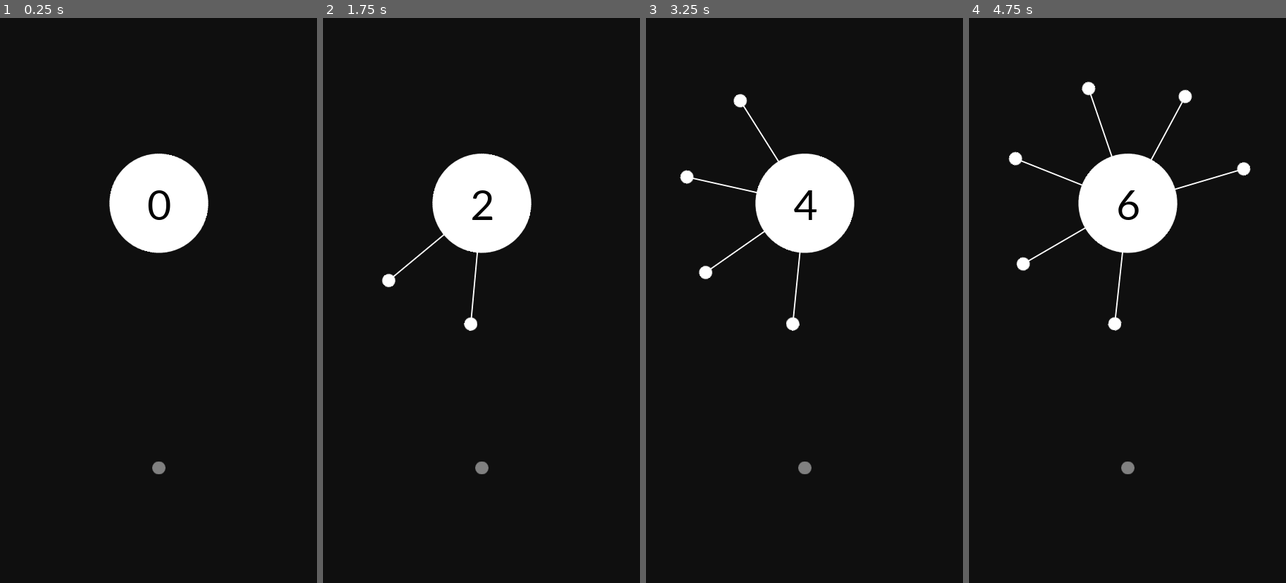
Above: before the commit, frames 1-4 (left to right).
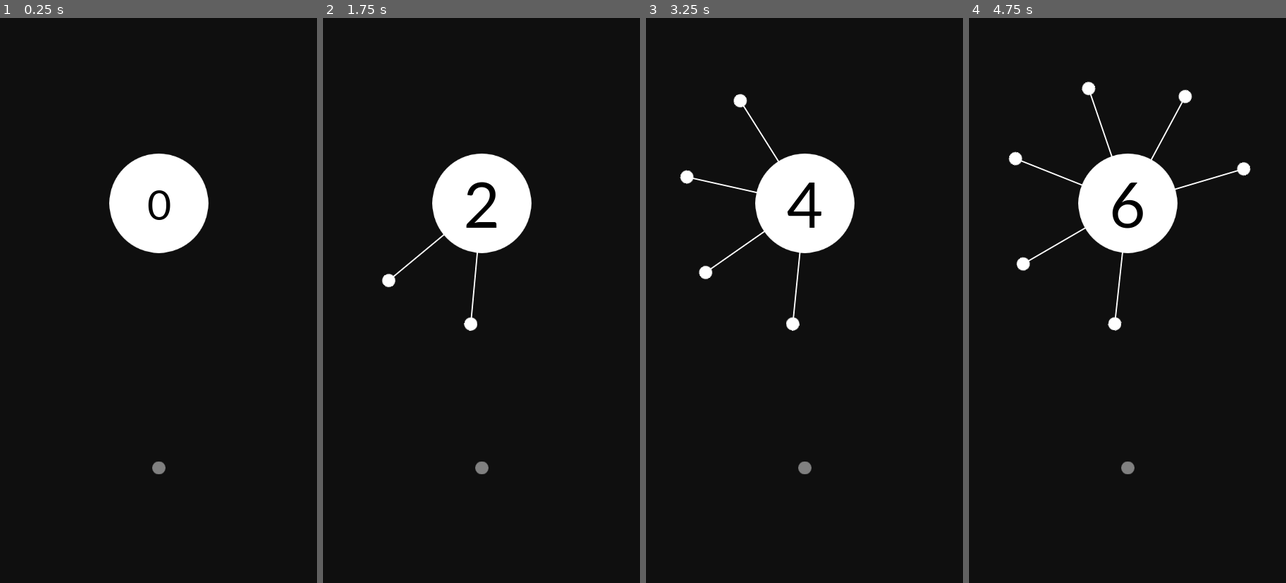
Above: after the commit, the same moments.

Repository: Ajver/aa
Game: Godot game, scene res://Game/Game.tscn
The game is run twice, just before and just after one commit, with the same random seed, the same clock (stepped at 60 frames per second) and the same inputs.
Inputs (mouse positions are in pixels of both pictures, inside the frame that each line leads up to):
- Up to frame 1 (0.25 s): no input
- Up to frame 2 (1.75 s): move the mouse to (551, 272) at 0.52 s; tap Space (shot) at 0.6, 1.35 s; click (551, 272) at 0.67 s; move the mouse to (418, 328) at 1.27 s; click (418, 328) at 1.42 s
- Up to frame 3 (3.25 s): move the mouse to (836, 176) at 2.02 s; tap Space (shot) at 2.1, 2.85 s; click (836, 176) at 2.17 s; move the mouse to (788, 413) at 2.77 s; click (788, 413) at 2.92 s
- Up to frame 4 (4.75 s): move the mouse to (1222, 385) at 3.52 s; tap Space (shot) at 3.6, 4.35 s; click (1222, 385) at 3.67 s; move the mouse to (1032, 215) at 4.27 s; click (1032, 215) at 4.42 s

The runs differ from the first frame. In frame 1, less than 0.1% of the frame differs, in the area x 34-66%, y 24-42%; in frame 2, 0.4%; in frame 3, 0.4%; in frame 4, 0.4%.

Commit message:
Animations and exports

Diff:
--- a/Circle/Circle.gd
+++ b/Circle/Circle.gd
@@ -3,8 +3,11 @@
 export(float) var turn_speed = 1.0
 
 onready var base_turn_speed :float = turn_speed
+onready var pins_container = $PinsContainer
+onready var animation_player = $AnimationPlayer
 
 const RADIUS = 75
+const TWO_PI = PI*2
 
 var next_pin = null
 var score : int = 0 setget set_score
@@ -15,7 +18,10 @@
 	set_score(0)
 
 func _physics_process(delta) -> void:
-	rotate(turn_speed * delta)
+	pins_container.rotate(turn_speed * delta)
+	while pins_container.rotation > TWO_PI:
+		pins_container.rotation -= TWO_PI
+
 	score_label.rect_rotation = -rotation_degrees
 
 	if next_pin:
@@ -29,6 +35,7 @@
 func _on_reload_game() -> void:
 	set_physics_process(true)
 	set_score(0)
+	pins_container.rotation = 0
 	next_pin = null
 	turn_speed = base_turn_speed
 
@@ -40,9 +47,15 @@
 func reparent_next_pin() -> void:
 	var pin_global_transform = next_pin.global_transform
 	next_pin.get_parent().remove_child(next_pin)
-	add_child(next_pin)
+	pins_container.add_child(next_pin)
 	next_pin.global_transform = pin_global_transform
 
 func set_score(value:int) -> void:
 	score = value
 	score_label.text = str(score)
+
+	if animation_player.is_playing():
+		animation_player.stop()
+
+	if value > 0:
+		animation_player.play("add_score")
--- a/Circle/Circle.tscn
+++ b/Circle/Circle.tscn
@@ -1,11 +1,30 @@
-[gd_scene load_steps=5 format=2]
+[gd_scene load_steps=7 format=2]
 
 [ext_resource path="res://Circle/Circle.gd" type="Script" id=1]
 [ext_resource path="res://Circle/circle.png" type="Texture" id=2]
-[ext_resource path="res://Fonts/Lato64.tres" type="DynamicFont" id=3]
+[ext_resource path="res://Fonts/Lato-Regular.ttf" type="DynamicFontData" id=3]
 
 [sub_resource type="CircleShape2D" id=1]
 radius = 75.0
+
+[sub_resource type="DynamicFont" id=2]
+size = 64
+font_data = ExtResource( 3 )
+
+[sub_resource type="Animation" id=3]
+length = 0.3
+tracks/0/type = "value"
+tracks/0/path = NodePath("Score:custom_fonts/font:size")
+tracks/0/interp = 1
+tracks/0/loop_wrap = true
+tracks/0/imported = false
+tracks/0/enabled = true
+tracks/0/keys = {
+"times": PoolRealArray( 0, 0.1, 0.3 ),
+"transitions": PoolRealArray( 1, 1, 1 ),
+"update": 0,
+"values": [ 64, 96, 64 ]
+}
 
 [node name="Circle" type="Area2D"]
 collision_layer = 2
@@ -21,13 +40,18 @@
 
 [node name="Score" type="Label" parent="."]
 margin_left = -150.0
-margin_top = -50.0
+margin_top = -75.0
 margin_right = 150.0
-margin_bottom = 50.0
+margin_bottom = 76.0
 rect_pivot_offset = Vector2( 150, 50 )
-custom_fonts/font = ExtResource( 3 )
+custom_fonts/font = SubResource( 2 )
 custom_colors/font_color = Color( 0, 0, 0, 1 )
 text = "12"
 align = 1
 valign = 1
+
+[node name="AnimationPlayer" type="AnimationPlayer" parent="."]
+anims/add_score = SubResource( 3 )
+
+[node name="PinsContainer" type="Node2D" parent="."]
 [connection signal="area_entered" from="." to="." method="_on_Circle_area_entered"]
--- a/Game/Game.gd
+++ b/Game/Game.gd
@@ -8,7 +8,7 @@
 
 func _ready():
 	connect("game_over", $Circle, "_on_game_over")
-	connect("game_over", $PinSpawner, "_on_game_over")
+	#("game_over", $PinSpawner, "_on_game_over")
 	connect("game_over", $Background/AnimationPlayer, "_on_game_over")
 	connect("reload_game", $Circle, "_on_reload_game")
 	connect("reload_game", $PinSpawner, "_on_reload_game")
--- a/Game/PinSpawner.gd
+++ b/Game/PinSpawner.gd
@@ -4,6 +4,9 @@
 onready var game = get_parent()
 
 func _input(event):
+	if not game.is_game_running:
+		return
+
 	if event is InputEventScreenTouch and event.is_pressed():
 		spawn_pin()
 
@@ -12,9 +15,5 @@
 	add_child(pin)
 	game.connect("reload_game", pin, "_on_reload_game")
 
-func _on_game_over():
-	set_process(false)
-
 func _on_reload_game():
-	set_process(true)
 	spawn_pin()
--- a/Views/Game.tscn
+++ /dev/null
@@ -1,25 +0,0 @@
-[gd_scene load_steps=4 format=2]
-
-[ext_resource path="res://Circle/Circle.tscn" type="PackedScene" id=1]
-[ext_resource path="res://Views/PinSpawner.gd" type="Script" id=2]
-[ext_resource path="res://small_circle.png" type="Texture" id=3]
-
-[node name="Game" type="Node2D"]
-
-[node name="Background" type="ColorRect" parent="."]
-anchor_right = 1.0
-anchor_bottom = 1.0
-margin_right = 480.0
-margin_bottom = 854.0
-color = Color( 0.0588235, 0.0588235, 0.0588235, 1 )
-
-[node name="Circle" parent="." instance=ExtResource( 1 )]
-position = Vector2( 240, 280 )
-
-[node name="PinSpawner" type="Position2D" parent="."]
-position = Vector2( 240, 680 )
-script = ExtResource( 2 )
-
-[node name="Sprite" type="Sprite" parent="PinSpawner"]
-modulate = Color( 0.501961, 0.501961, 0.501961, 1 )
-texture = ExtResource( 3 )
--- a/Views/PinSpawner.gd
+++ /dev/null
@@ -1,11 +0,0 @@
-extends Position2D
-
-var Pin = load("res://Pin/Pin.tscn")
-
-func _input(event):
-	if Input.is_action_just_pressed("shot") or (event is InputEventScreenTouch and event.is_pressed()):
-		spawn_pin()
-
-func spawn_pin():
-	var pin = Pin.instance()
-	add_child(pin)
--- a/project.godot
+++ b/project.godot
@@ -18,7 +18,7 @@
 config/name="aa"
 run/main_scene="res://Game/Game.tscn"
 boot_splash/bg_color=Color( 0.054902, 0.054902, 0.054902, 1 )
-config/icon="res://icon.png"
+config/icon="res://small_circle.png"
 
 [display]
 
Binary file removed: icon.png
Not shown, removed: icon.png.import
Not shown, changed: Export/Android/aa.apk
Not shown, changed: Export/index.pck
